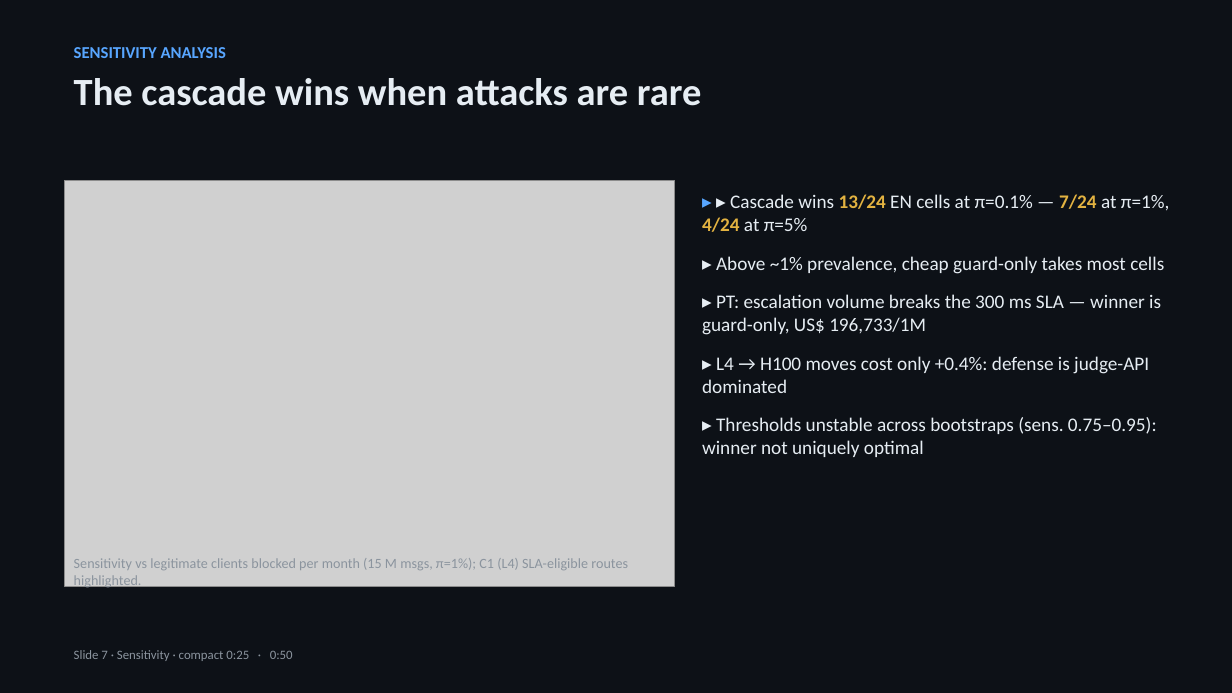
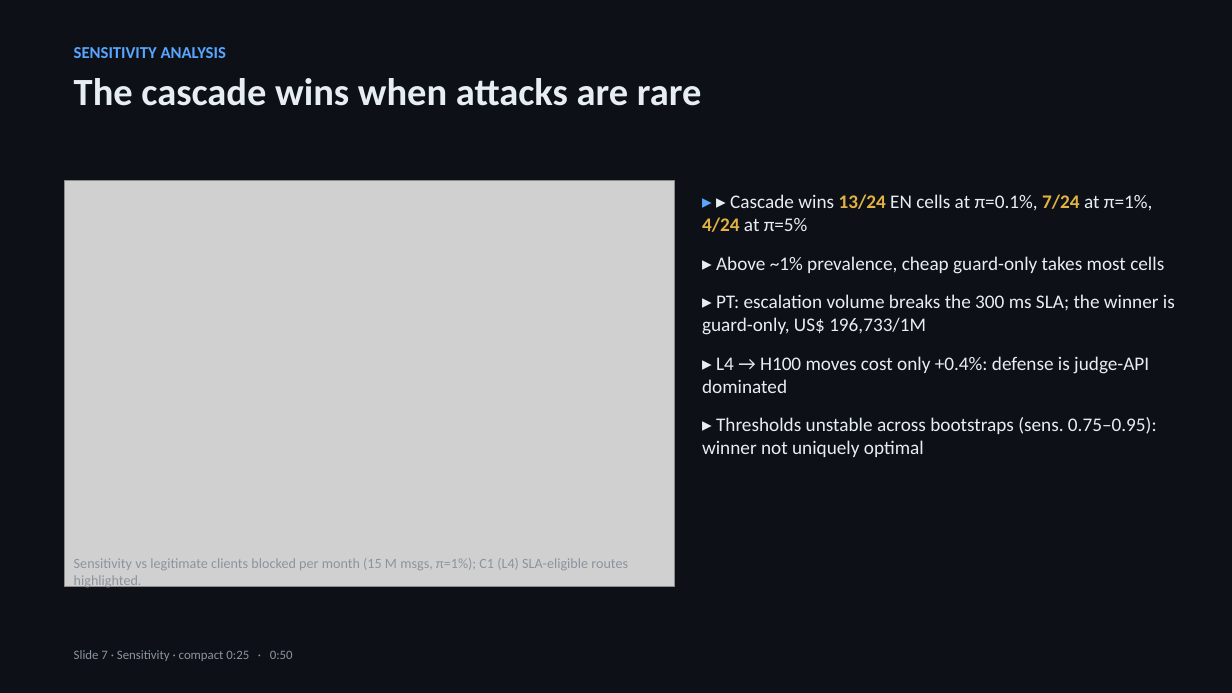
Before and after one commit to leokawakami/portfolio-pcs5917, a slide deck: slide 7 of 07-artigo/apresentacao-v1/slides.pptx. Drawn at 1232x693 pixels with LibreOffice and Linux fonts; fonts in the diff are those of the drawing; grey boxes stand for pictures. Boxes give left, top, right and bottom in pixels: in the first picture for what was removed or moved away, otherwise in the second. Text is boxed around its words. In the diff, an @@ line names an element or a change of style, - is before the commit and + after.

```diff
--- a/07-artigo/apresentacao-v1/slides.pptx
+++ b/07-artigo/apresentacao-v1/slides.pptx
@@ text at [702,194,1152,232]: text changed @@
-▸ ▸ Cascade wins 13/24 EN cells at π=0.1% — 7/24 at π=1%, 4/24 at π=5%
+▸ ▸ Cascade wins 13/24 EN cells at π=0.1%, 7/24 at π=1%, 4/24 at π=5%
@@ text at [702,294,1175,335]: text changed @@
-▸ PT: escalation volume breaks the 300 ms SLA — winner is guard-only, US$ 196,733/1M
+▸ PT: escalation volume breaks the 300 ms SLA; the winner is guard-only, US$ 196,733/1M
```
Also in this commit, not shown: 6 other slides changed, 4 other files.
